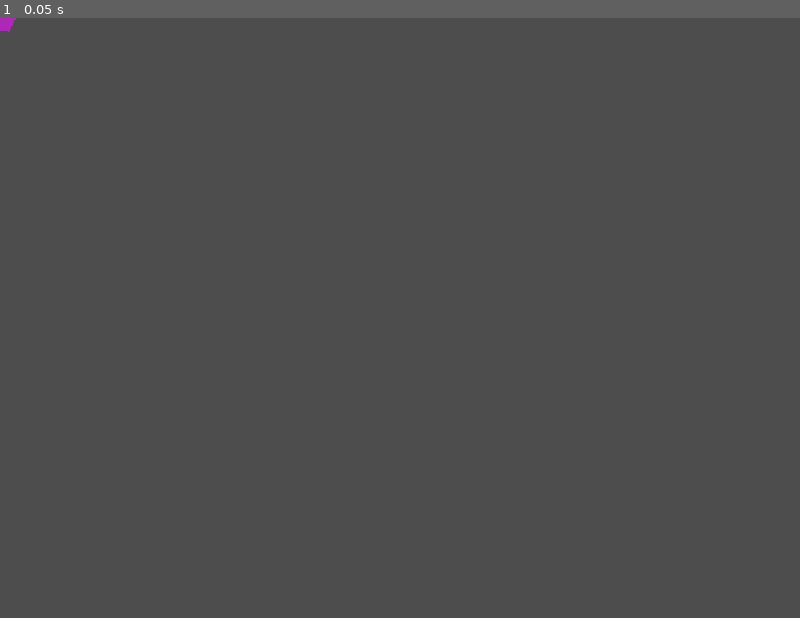
Above: before the commit, frame 1.
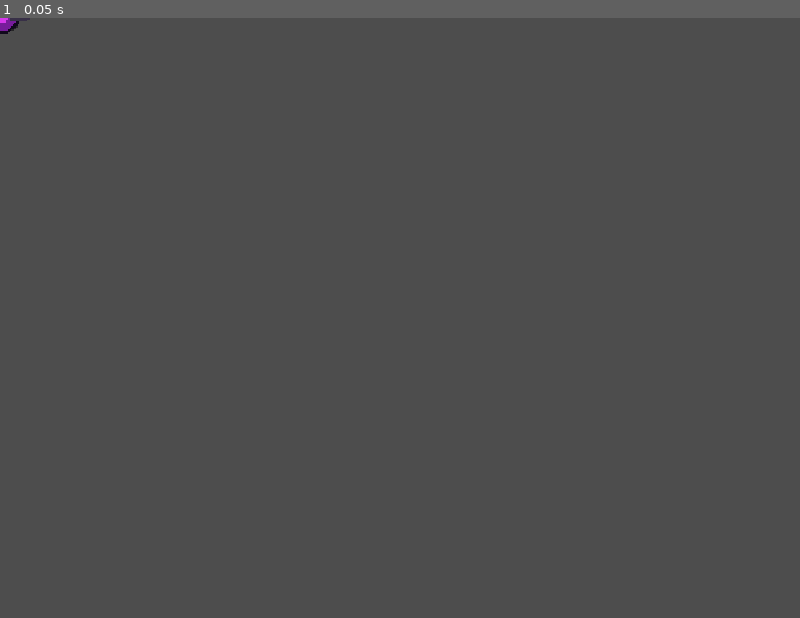
Above: after the commit, the same moment.

Repository: donly987647-max/Topdown-roguelite
Game: Godot game, scene res://scenes/enemies/RangedEnemy.tscn
Same seed, same stepped clock (60 frames per second), same inputs: the game is played once before the commit and once after it. This scene is started directly instead of the project's main scene.
Inputs:
- Up to frame 1 (0.05 s): no input

The runs differ from the first frame. In frame 1, less than 0.1% of the frame differs, in the area x 0-4%, y 0-3%.

Commit message:
Polish ranged enemy silhouette

Diff:
--- a/scenes/enemies/RangedEnemy.tscn
+++ b/scenes/enemies/RangedEnemy.tscn
@@ -15,22 +15,50 @@
 [node name="CollisionShape2D" type="CollisionShape2D" parent="."]
 shape = SubResource("Circle_body")
 
+[node name="Shadow" type="Polygon2D" parent="."]
+position = Vector2(0, 14)
+polygon = PackedVector2Array(-22, -5, 22, -5, 27, 0, 22, 6, -22, 6, -27, 0)
+color = Color(0.01, 0.01, 0.018, 0.52)
+z_index = -2
+
+[node name="ArmorBack" type="Polygon2D" parent="."]
+polygon = PackedVector2Array(-27, -17, 9, -27, 29, -9, 31, 9, 10, 27, -27, 17, -18, 0)
+color = Color(0.07, 0.035, 0.11, 1)
+z_index = -1
+
 [node name="BodyVisual" type="Polygon2D" parent="."]
-polygon = PackedVector2Array(-24, -18, 14, -22, 26, 0, 14, 22, -24, 18, -14, 0)
-color = Color(0.68, 0.16, 0.72, 1)
+polygon = PackedVector2Array(-22, -15, 10, -21, 24, -8, 25, 8, 10, 21, -22, 15, -14, 0)
+color = Color(0.47, 0.11, 0.61, 1)
+
+[node name="Core" type="Polygon2D" parent="."]
+polygon = PackedVector2Array(-8, -8, 8, -8, 13, 0, 8, 8, -8, 8, -13, 0)
+color = Color(0.86, 0.23, 0.94, 0.96)
+z_index = 1
+
+[node name="Barrel" type="Polygon2D" parent="."]
+position = Vector2(21, 0)
+polygon = PackedVector2Array(-5, -6, 22, -4, 29, 0, 22, 4, -5, 6)
+color = Color(0.22, 0.19, 0.28, 1)
+z_index = 1
+
+[node name="BarrelGlow" type="Line2D" parent="."]
+points = PackedVector2Array(16, -2, 43, -2)
+width = 2.0
+default_color = Color(0.96, 0.35, 1, 0.88)
+z_index = 2
 
 [node name="TelegraphLine" type="Line2D" parent="."]
 visible = false
-width = 5.0
-default_color = Color(1, 0.45, 0.2, 0.8)
+width = 4.0
+default_color = Color(1, 0.42, 0.18, 0.72)
 
 [node name="Muzzle" type="Marker2D" parent="."]
-position = Vector2(30, 0)
+position = Vector2(48, 0)
 
 [node name="HealthBar" type="ProgressBar" parent="."]
 offset_left = -32.0
-offset_top = -40.0
+offset_top = -42.0
 offset_right = 32.0
-offset_bottom = -33.0
+offset_bottom = -35.0
 show_percentage = false
 value = 55.0
